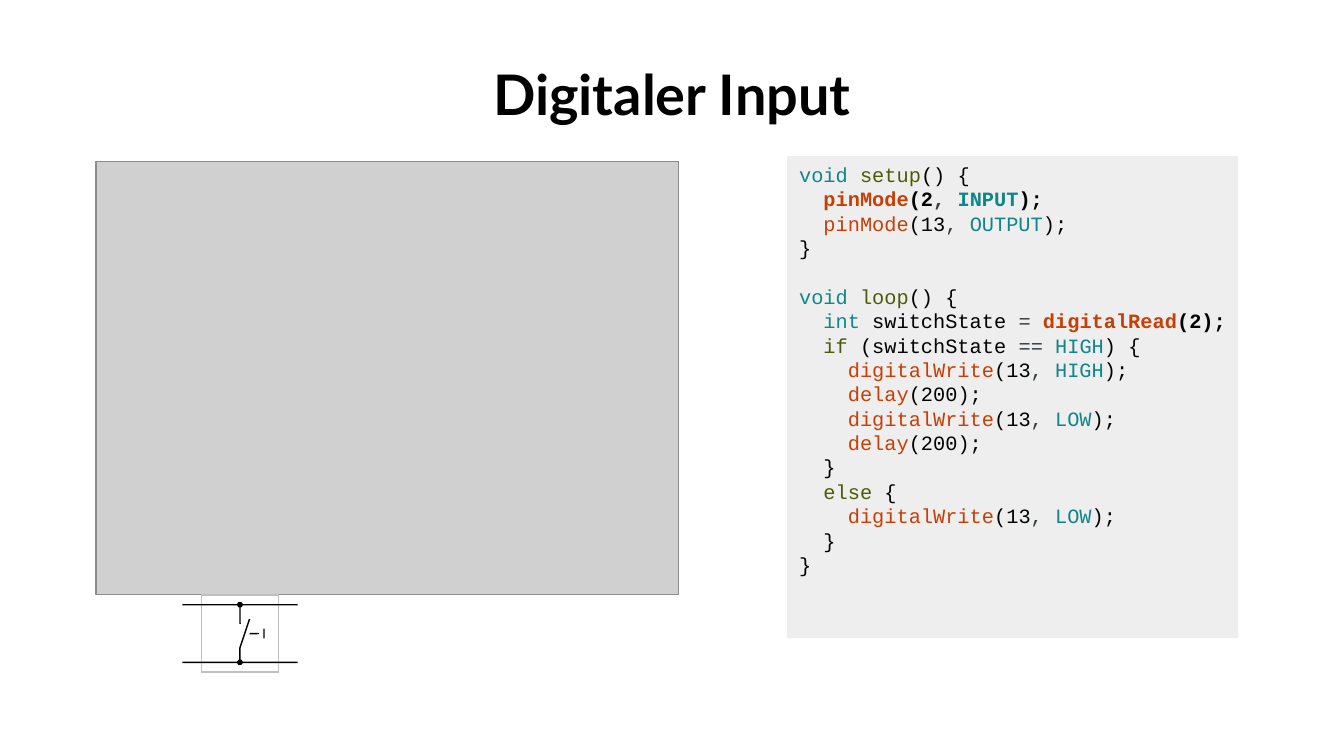
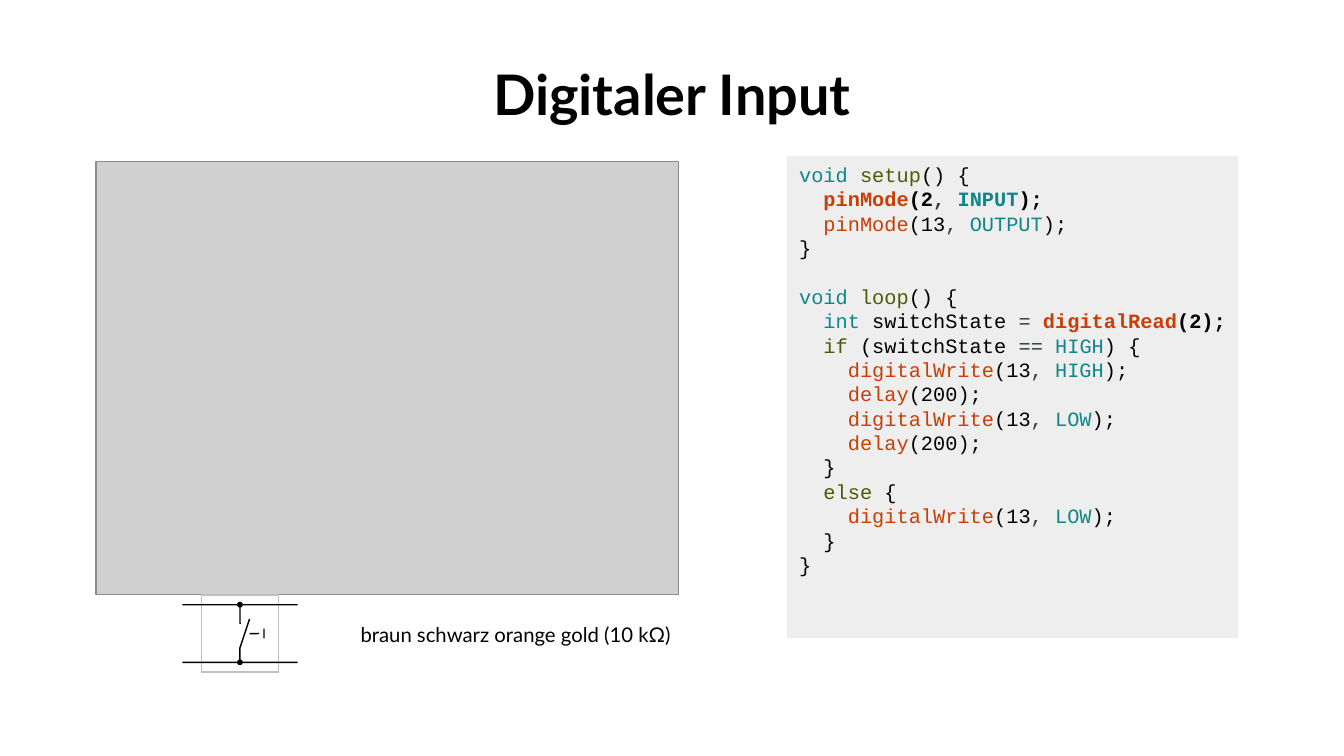
Before and after one commit to fablabwinti/workshop-arduino-1, a slide deck: slide 12 of ArduinoI.odp. Drawn at 1344x756 pixels with LibreOffice and Linux fonts; fonts in the diff are those of the drawing; grey boxes stand for pictures; background and template pictures are left out. Boxes give left, top, right and bottom in pixels: in the first picture for what was removed or moved away, otherwise in the second. Text is boxed around its words. In the diff, an @@ line names an element or a change of style, - is before the commit and + after.

```diff
--- a/ArduinoI.odp
+++ b/ArduinoI.odp
@@ text added at (361, 626, 670, 646), 12 pt, text #000000 @@
+braun schwarz orange gold (10 kΩ)
```
